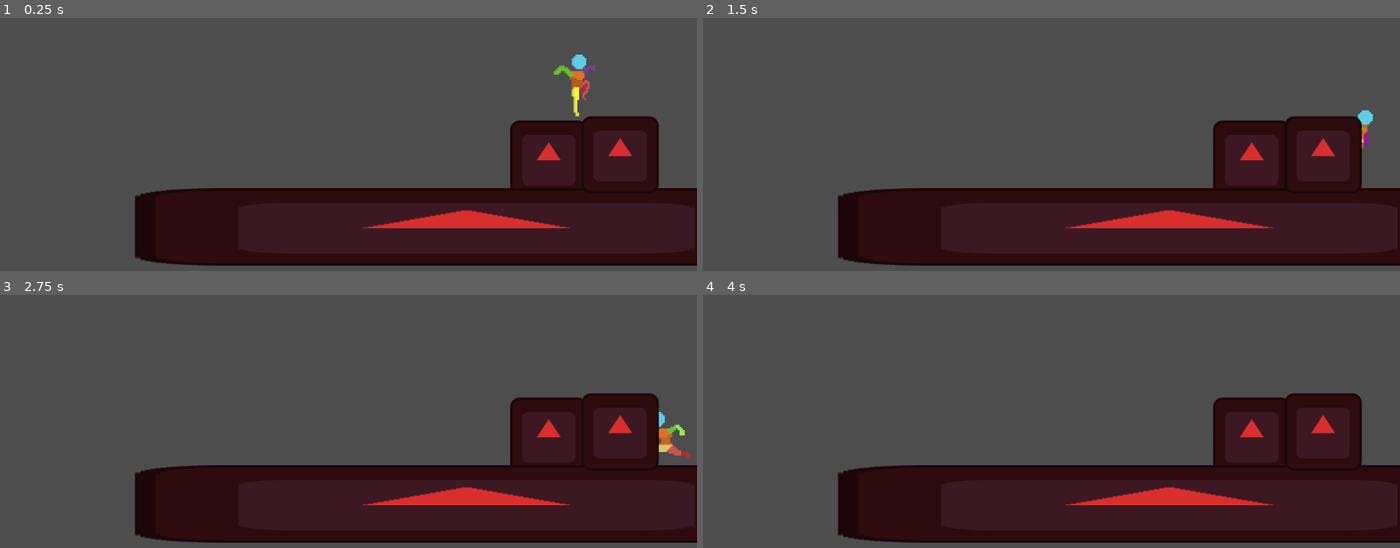
Above: before the commit, frames 1-4 (two rows, left to right).
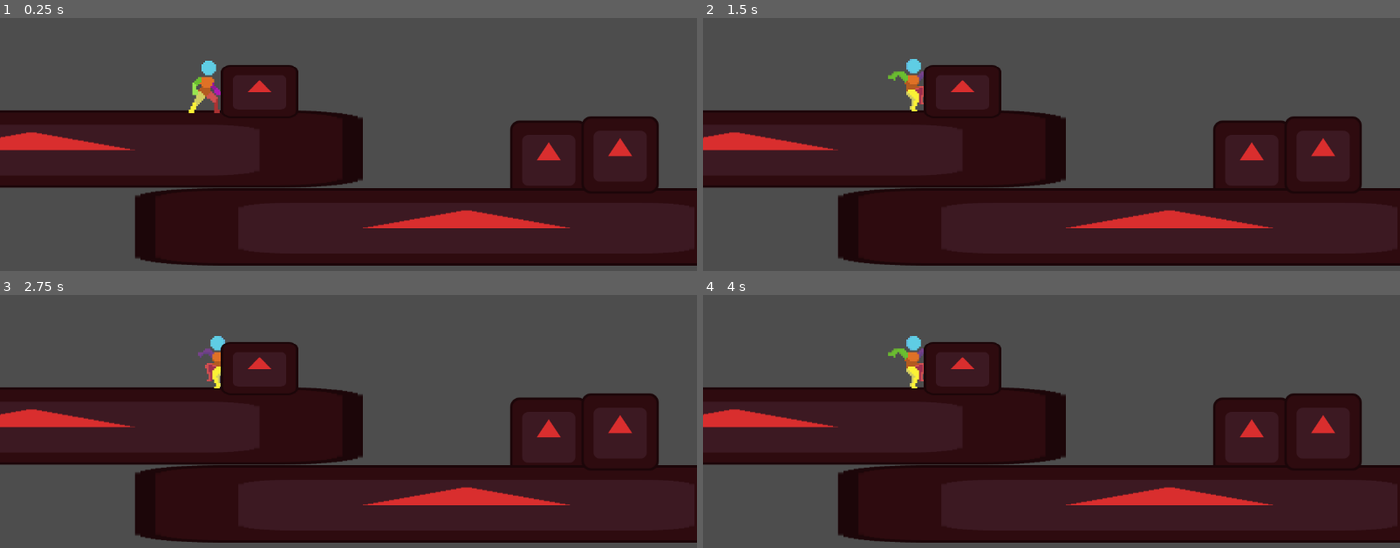
Above: after the commit, the same moments.

Repository: TatusFilipek/GodotTryEndError
Game: Godot game, scene res://scenes/main.tscn
Two runs of this game, one before a commit and one after it. Both use one fixed random seed, a clock stepped at 60 frames per second and the inputs below. The engine's default icon, where the game draws it, is replaced by a stand-in: a white triangle on a blue panel in a dark square.
Inputs:
- Up to frame 1 (0.25 s): no input
- Up to frame 2 (1.5 s): hold Ctrl (crouch) 0.53-1.28 s; hold D (moveRight) from 0.53 s (still down); tap W (moveUp) at 0.77 s; tap Ctrl (crouch) at 1.35 s
- Up to frame 3 (2.75 s): tap W (moveUp) at 1.52 s; release D (moveRight) at 2.03 s; hold A (moveLeft) from 2.03 s (still down); hold Alt (sprint) from 2.03 s (still down); tap Ctrl (crouch) at 2.3 s
- Up to frame 4 (4 s): release A (moveLeft) at 2.78 s; release Alt (sprint) at 2.78 s; hold D (moveRight) from 2.78 s (still down); tap Ctrl (crouch) at 2.85 s; tap W (moveUp) at 3.02, 3.77 s; tap Enter at 3.5 s; hold Ctrl (crouch) from 3.53 s (still down)

The runs differ from the first frame. In frame 1, 19% of the frame differs, in the area x 0-86%, y 14-68%; in frame 2, 18%; in frame 3, 18%; in frame 4, 18%.

Commit message:
Mozliwosc trzymania sie krawedzi z obliczana dokladna pozycja krawedzi z offsetem gracza bez animacji

Diff:
--- /dev/null
+++ b/scenes/Area2DObstacle.tscn
@@ -0,0 +1,14 @@
+[gd_scene format=3 uid="uid://ceq4b3wtdrnkq"]
+
+[ext_resource type="Texture2D" uid="uid://dytlkv4xxcs83" path="res://icon.svg" id="1_gytq5"]
+
+[sub_resource type="RectangleShape2D" id="RectangleShape2D_7vo08"]
+size = Vector2(115, 115)
+
+[node name="Area2D" type="Area2D" unique_id=1242317132]
+
+[node name="Icon" type="Sprite2D" parent="." unique_id=1335731918]
+texture = ExtResource("1_gytq5")
+
+[node name="CollisionShape2D" type="CollisionShape2D" parent="." unique_id=160945998]
+shape = SubResource("RectangleShape2D_7vo08")
--- a/scenes/main.tscn
+++ b/scenes/main.tscn
@@ -7,10 +7,15 @@
 [node name="Main" type="Node2D" unique_id=2109837604]
 
 [node name="player" parent="." unique_id=97587854 instance=ExtResource("1_vhmy2")]
-position = Vector2(963, 231)
+position = Vector2(342, 276)
 
 [node name="Obstacle" parent="." unique_id=721769094 instance=ExtResource("2_0wfyh")]
 position = Vector2(771, 526)
+scale = Vector2(8.559999, 1)
+
+[node name="Obstacle2" parent="." unique_id=925072103 instance=ExtResource("2_0wfyh")]
+z_index = -1
+position = Vector2(52, 397)
 scale = Vector2(8.559999, 1)
 
 [node name="ObstacleNotFull" parent="." unique_id=767406574 instance=ExtResource("3_sugp2")]
@@ -19,3 +24,7 @@
 
 [node name="ObstacleNotFull2" parent="." unique_id=705936925 instance=ExtResource("3_sugp2")]
 position = Vector2(1025, 407)
+
+[node name="Obstacle3" parent="." unique_id=967182385 instance=ExtResource("2_0wfyh")]
+position = Vector2(429, 302)
+scale = Vector2(1, 0.68000245)
--- a/scenes/player.tscn
+++ b/scenes/player.tscn
@@ -18,6 +18,7 @@
 [ext_resource type="Script" uid="uid://smy5w2wn2om4" path="res://scripts/crouchWalk.gd" id="16_a8ls1"]
 [ext_resource type="Script" uid="uid://dqdxma8wlxahj" path="res://scripts/slide.gd" id="17_fulsm"]
 [ext_resource type="Script" uid="uid://dpm8a2rnxl14j" path="res://scripts/run.gd" id="17_qfm1y"]
+[ext_resource type="Script" uid="uid://bntmo2bm6v3f4" path="res://scripts/ledgeGrab.gd" id="19_4r5pv"]
 
 [sub_resource type="AtlasTexture" id="AtlasTexture_a8ls1"]
 atlas = ExtResource("2_f1ej7")
@@ -872,9 +873,23 @@
 radius = 16.0
 height = 94.0
 
-[node name="Player" type="CharacterBody2D" unique_id=97587854]
+[node name="Player" type="CharacterBody2D" unique_id=97587854 node_paths=PackedStringArray("CheckWall", "CheckLedge")]
 script = ExtResource("1_0wfyh")
 jumpForce = 500
+CheckWall = NodePath("CheckWall")
+CheckLedge = NodePath("CheckLedge")
+
+[node name="CheckWall" type="RayCast2D" parent="." unique_id=425645109]
+modulate = Color(0, 0, 0, 1)
+position = Vector2(16, -9)
+target_position = Vector2(15, 0)
+collide_with_areas = true
+
+[node name="CheckLedge" type="RayCast2D" parent="." unique_id=922726246]
+modulate = Color(0, 0, 0, 1)
+position = Vector2(26, -36)
+target_position = Vector2(0, 20)
+collide_with_areas = true
 
 [node name="AnimatedSprite2D" type="AnimatedSprite2D" parent="." unique_id=862734885]
 scale = Vector2(3, 3)
@@ -921,3 +936,8 @@
 
 [node name="Slide" type="Node2D" parent="StateMachine" unique_id=1399589531]
 script = ExtResource("17_fulsm")
+
+[node name="LedgeGrab" type="Node2D" parent="StateMachine" unique_id=1316515253]
+script = ExtResource("19_4r5pv")
+
+[node name="LedgeClimb" type="Node2D" parent="StateMachine" unique_id=1906993582]
--- a/scripts/airStates.gd
+++ b/scripts/airStates.gd
@@ -22,6 +22,11 @@
 		core.coyoteTimer = 0
 		machine.change_state("Jump")
 		return
+
+	#check for ledge and if ledge detected grab on it
+	if core.IsLedgeDetected() and core.MovementDirection() != 0 and core.velocity.y > 0:
+		core.velocity = Vector2.ZERO
+		machine.change_state("LedgeGrab")
 
 	VariableJumpHeight()
 	SuperDuperAirStateAnims()
--- /dev/null
+++ b/scripts/ledgeGrab.gd
@@ -0,0 +1,20 @@
+extends State
+class_name LedgeGrab
+
+func enter() -> void:
+	super.enter()
+	core.position = core.GetLedgePosition()
+	pass
+
+func exit() -> void:
+	super.exit()
+	pass
+
+func physics_update(_delta: float) -> void:
+	super.physics_update(_delta)
+	if not isActive: return
+
+	if Input.is_action_pressed("moveDown"):
+		machine.change_state("FallIdle")
+		return
+	pass
--- a/scripts/player.gd
+++ b/scripts/player.gd
@@ -29,6 +29,10 @@
 
 @export var ALLMOVEMENTVARIABLE = 100
 
+@export var CheckWall : RayCast2D
+@export var CheckLedge : RayCast2D
+@export var Collider : CollisionShape2D
+
 var lastSpriteOrientation : bool
 var facingDirection = 1
 
@@ -38,6 +42,9 @@
 
 func _ready() -> void:
 	sprite = get_node("AnimatedSprite2D")
+	CheckLedge = get_node("CheckLedge")
+	CheckWall = get_node("CheckWall")
+	Collider = get_node("collider")
 
 # physics update
 func _physics_process(delta: float) -> void:
@@ -64,8 +71,30 @@
 		facingDirection = ceil(MovementDirection())
 	sprite.flip_h = lastSpriteOrientation
 
+	if sign(CheckLedge.target_position.x) != sign(facingDirection):
+		CheckLedge.target_position.x *= -1
+		CheckLedge.position.x *= -1
+		CheckWall.target_position.x *= -1
+		CheckWall.position.x *= -1
+
+func IsLedgeDetected() -> bool:
+	return CheckWall.is_colliding() and not CheckLedge.is_colliding()
+
+func GetLedgePosition() -> Vector2:
+	var ledgePos : Vector2
+
+	ledgePos.x = CheckWall.get_collision_point().x
+	ledgePos.y = CheckLedge.get_collision_point().y
+
+	#Player-Ledge offset idk how to calculate it smarter, will probably need to be fixxed later
+	ledgePos.x -= CheckWall.position.x
+	ledgePos.y += 47
+
+	return ledgePos
+
 #TODO:
-	#add buffer timers to jumping (cayote time and jump input buffer)
+	#add ledge grab and ledge climb
+	#add dashing or rolling i will decide later
 	#add a camera that follows a player
 	#add an enemy
 	#add a core that all entities will have
@@ -73,3 +102,4 @@
 
 #NOTE:
 	#if there is a bug that stops me whenever im jumping just like in the other game i made that means i have to remove the line that sets velocity to zero whenever i enter any idle state
+	#rolling when crouching or idle and dashing in every other state
Not shown, added: scripts/ledgeGrab.gd.uid
